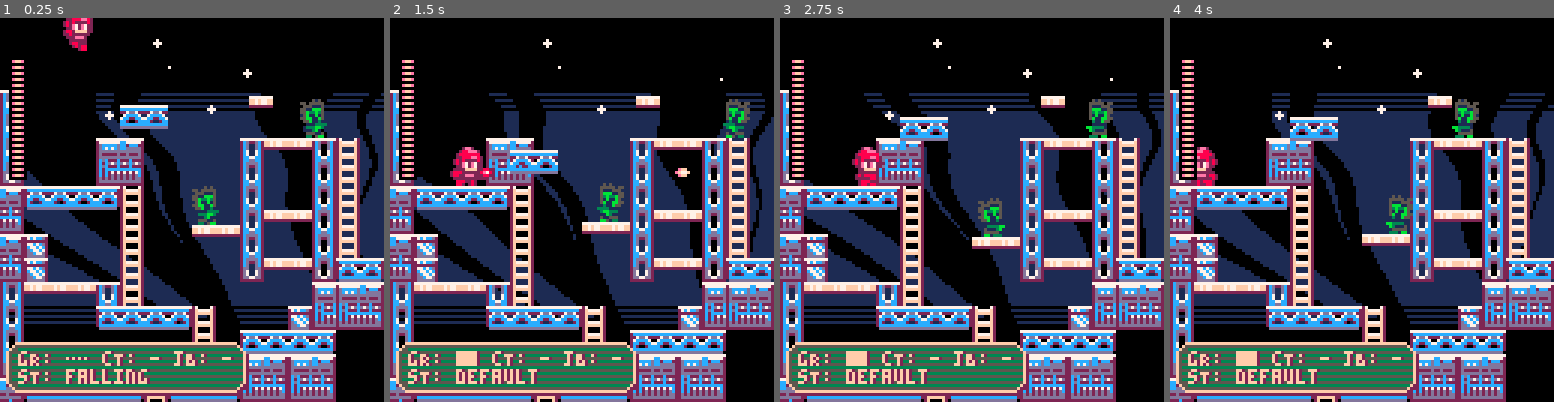
Above: before the commit, frames 1-4 (left to right).
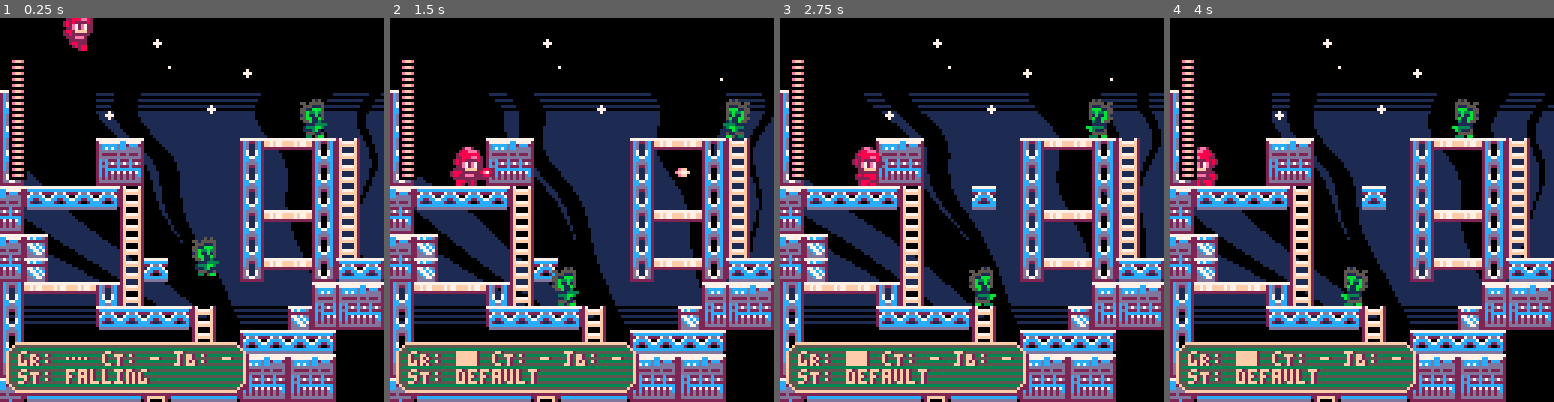
Above: after the commit, the same moments.

Repository: whckmstrjck/picoboy
Game: PICO-8 cartridge picoboy.p8
Same seed, same stepped clock (60 frames per second), same inputs: the game is played once before the commit and once after it.
Inputs:
- Up to frame 1 (0.25 s): no input
- Up to frame 2 (1.5 s): tap X (X key) at 0.33, 1.07 s; tap O (Z key) at 0.7 s
- Up to frame 3 (2.75 s): hold Right 1.6-2.1 s; tap O (Z key) at 1.7, 2.1, 2.5 s; tap X (X key) at 1.85 s; hold Up 2.15-2.42 s; hold Right from 2.47 s (still down)
- Up to frame 4 (4 s): tap O (Z key) at 2.9, 3.3, 3.7 s; tap X (X key) at 2.97 s; release Right at 3.03 s; hold Left 3.08-3.58 s; hold Down 3.63-3.97 s

The runs differ from the first frame. In frame 1, 2.5% of the frame differs, in the area x 31-72%, y 20-69%; in frame 2, 2.4%; in frame 3, 2.5%; in frame 4, 2.6%, in the area x 31-74%, y 20-75%.

Commit message:
Adds sequence platforms

Diff:
--- a/lua/_init.lua
+++ b/lua/_init.lua
@@ -7,9 +7,10 @@
   })
 
   platforms = {
-    Platform:new({ x = 40, y = 10, width = 16, range = 20, moving = true }),
-    Platform:new({ x = 64, y = 50, width = 16, moving = true, type = 'semisolid' }),
-    Platform:new({ x = 80, y = 10, width = 8, type = 'semisolid', direction = 'horizontal', moving = true })
+    Platform:new({ sequence = { { 48, 64 }, { 64, 40 }, { 48, 24 } } })
+    -- Platform:new({ x = 40, y = 10, width = 16, range = 20 }),
+    -- Platform:new({ x = 64, y = 24, width = 16, range = 44, type = 'semisolid' }),
+    -- Platform:new({ x = 80, y = 16, width = 8, range = 48, type = 'solid', direction = 'horizontal', moving = true })
   }
   -- platforms = {}
   enemies = {}
--- a/lua/classes/platform.lua
+++ b/lua/classes/platform.lua
@@ -1,24 +1,31 @@
 Platform = Actor:new({
   type = 'solid', -- solid, semisolid
-  moving = false,
   direction = 'vertical', -- horizontal, vertical
+  x = 0,
+  y = 0,
   max_pos = 0,
   min_pos = 0,
-  width = 16,
+  width = 8,
   height = 8,
   riders = {},
   speed = .2,
-  range = 10,
+  range = 0,
   dir = 1,
+  sequence = nil,
+  sequence_index = 1,
+  time_current = 0,
+  time_max = 148,
   new = function(_ENV, tbl)
     tbl = tbl or {}
 
+    time_current = tbl.time_max or time_max
+
     if (tbl.direction or direction) == 'vertical' then
-      tbl.max_pos = tbl.y + (tbl.range or range) * (tbl.dir or dir)
-      tbl.min_pos = tbl.y
+      tbl.max_pos = (tbl.y or y) + (tbl.range or range) * (tbl.dir or dir)
+      tbl.min_pos = (tbl.y or y)
     else
-      tbl.max_pos = tbl.x + (tbl.range or range) * (tbl.dir or dir)
-      tbl.min_pos = tbl.x
+      tbl.max_pos = (tbl.x or x) + (tbl.range or range) * (tbl.dir or dir)
+      tbl.min_pos = (tbl.x or x)
     end
 
     return setmetatable(
@@ -46,39 +53,68 @@
     -- end
   end,
   update = function(_ENV)
-    if not moving then return end
-
     local move_amount = speed * dir
 
-    if direction == 'vertical' then
-      y = y + move_amount
-      if y > max_pos or y < min_pos then dir = dir * -1 end
-    else
-      x = x + move_amount
-      if x > max_pos or x < min_pos then dir = dir * -1 end
+    if sequence != nil then
+      time_current -= 1
+
+      if time_current <= 0 then
+        time_current = time_max
+        sequence_index += 1
+        sfx(5)
+        if sequence_index > #sequence then
+          sequence_index = 1
+        end
+      end
+
+      x = sequence[sequence_index][1]
+      y = sequence[sequence_index][2]
+    elseif range >= 0 then
+      -- log('move')
+      if direction == 'vertical' then
+        y = y + move_amount
+        if y > max_pos or y < min_pos then dir = dir * -1 end
+      else
+        x = x + move_amount
+        if x > max_pos or x < min_pos then dir = dir * -1 end
+      end
+
+      if (direction == 'horizontal' and type == 'solid') then
+        try_push_actor(_ENV, G.player, move_amount)
+        for enemy in all(G.enemies) do
+          try_push_actor(_ENV, enemy, move_amount)
+        end
+      end
+
+      for actor in all(riders) do
+        if direction == 'vertical' then
+          actor.y = actor.y + move_amount
+        else
+          actor.x = actor.x + move_amount
+        end
+      end
+
+      riders = {}
     end
-
-    if (direction == 'horizontal' and type == 'solid') then
-      try_push_actor(_ENV, G.player, move_amount)
-      for enemy in all(G.enemies) do
-        try_push_actor(_ENV, enemy, move_amount)
+  end,
+  draw = function(_ENV)
+    local draw = true
+    if sequence != nil then
+      if time_current > (time_max - 6) then
+        pal_set_all(7)
+      end
+      if time_current < 32 then
+        draw = time_current % 4 < 2
       end
     end
 
-    for actor in all(riders) do
-      if direction == 'vertical' then
-        actor.y = actor.y + move_amount
-      else
-        actor.x = actor.x + move_amount
+    if draw then
+      for i = 0, width - 8, 8 do
+        spr(type == 'solid' and 130 or 177, x + i, y)
       end
     end
+    -- rectfill(x, y, x + width - 1, y + height - 1, 5)
 
-    riders = {}
-  end,
-  draw = function(_ENV)
-    for i = 0, width - 8, 8 do
-      spr(type == 'solid' and 130 or 177, x + i, y)
-    end
-    -- rectfill(x, y, x + width - 1, y + height - 1, 5)
+    pal()
   end
 })
